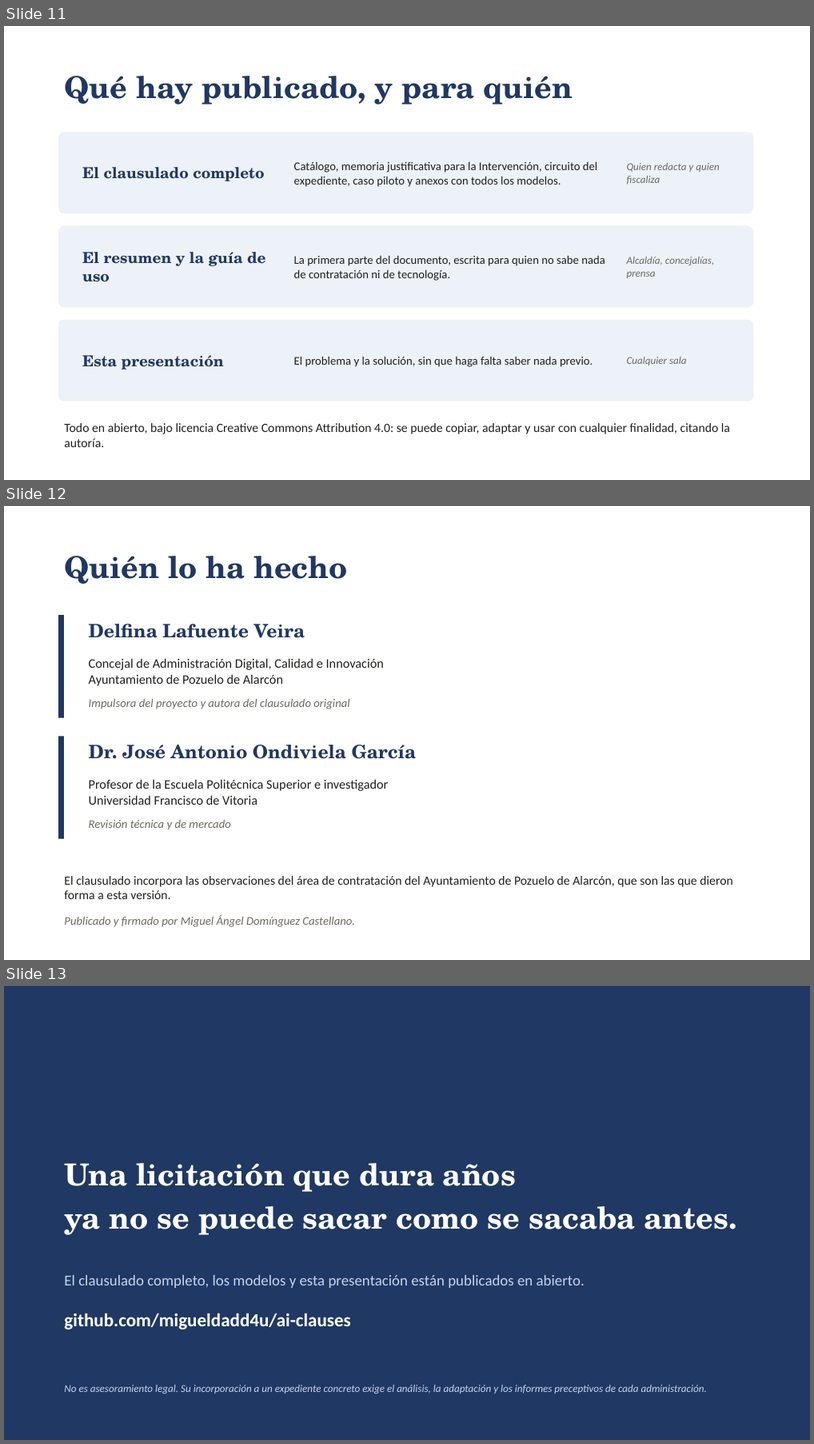
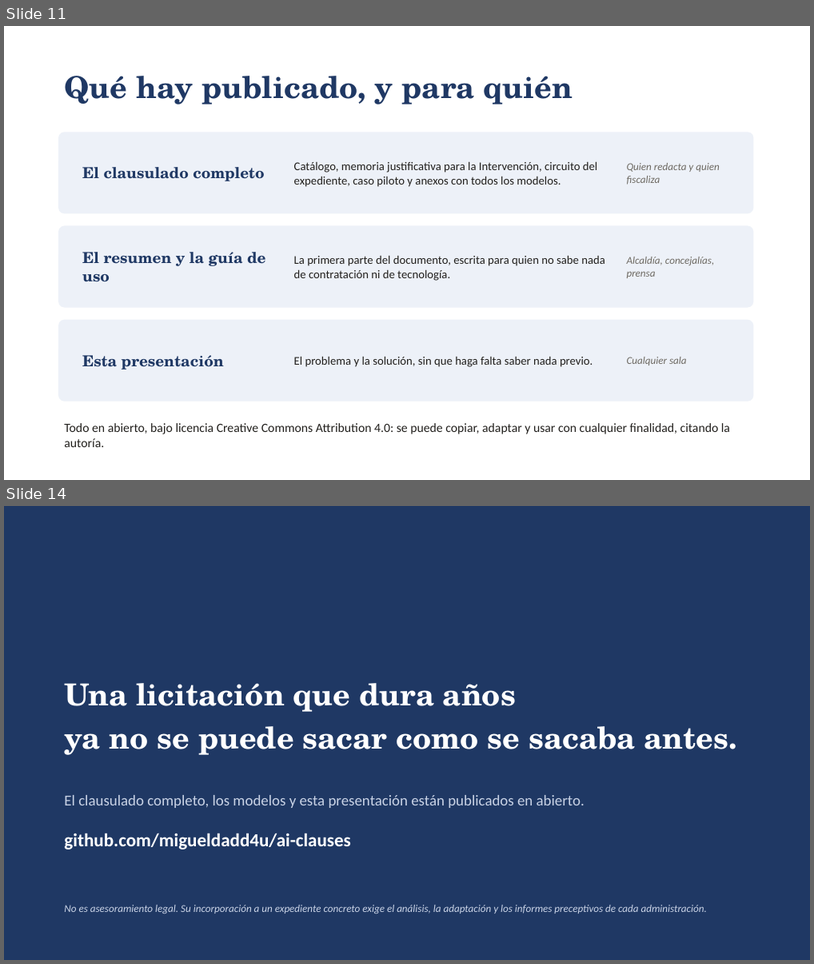
Before and after one commit to migueldadd4u/ai-clauses, a slide deck: docs/descargas/presentacion-ai-clauses.pptx. Shown one above the other, each under a label of ours: slides 11, 12 and 13 before the commit, slides 11 and 14 after it; the slides between them are not shown. The pictures are 814x1444 and 814x964 pixels, drawn with LibreOffice and Linux fonts; fonts in the diff are those of the drawing. Boxes give left, top, right and bottom in pixels: in the first picture for what was removed or moved away, otherwise in the second. Text is boxed around its words. In the diff, an @@ line names an element or a change of style, - is before the commit and + after.

```diff
--- a/docs/descargas/presentacion-ai-clauses.pptx
+++ b/docs/descargas/presentacion-ai-clauses.pptx
@@ slide 12 removed at (4, 506, 810, 960), background #FFFFFF @@
@@ text removed at (64, 556, 347, 584) @@
-Quién lo ha hecho
@@ rectangle removed at (58, 615, 64, 718) @@
@@ text removed at (89, 624, 305, 638) @@
-Delfina Lafuente Veira
@@ text removed at (89, 658, 384, 686) @@
-Concejal de Administración Digital, Calidad e Innovación
-Ayuntamiento de Pozuelo de Alarcón
@@ text removed at (89, 699, 350, 709) @@
-Impulsora del proyecto y autora del clausulado original
@@ rectangle removed at (58, 736, 64, 839) @@
@@ text removed at (89, 744, 417, 759) @@
-Dr. José Antonio Ondiviela García
@@ text removed at (89, 779, 388, 804) @@
-Profesor de la Escuela Politécnica Superior e investigador
-Universidad Francisco de Vitoria
@@ text removed at (89, 820, 230, 829) @@
-Revisión técnica y de mercado
@@ text removed at (64, 876, 734, 899) @@
-El clausulado incorpora las observaciones del área de contratación del Ayuntamiento de Pozuelo de Alarcón, que son las que dieron forma a esta versión.
@@ text removed at (64, 915, 355, 927) @@
-Publicado y firmado por Miguel Ángel Domínguez Castellano.
@@ what was slide 13 is now slide 14 @@
```
Also in this commit, not shown: 1 slide changed, 2 slides added, 14 other files.
